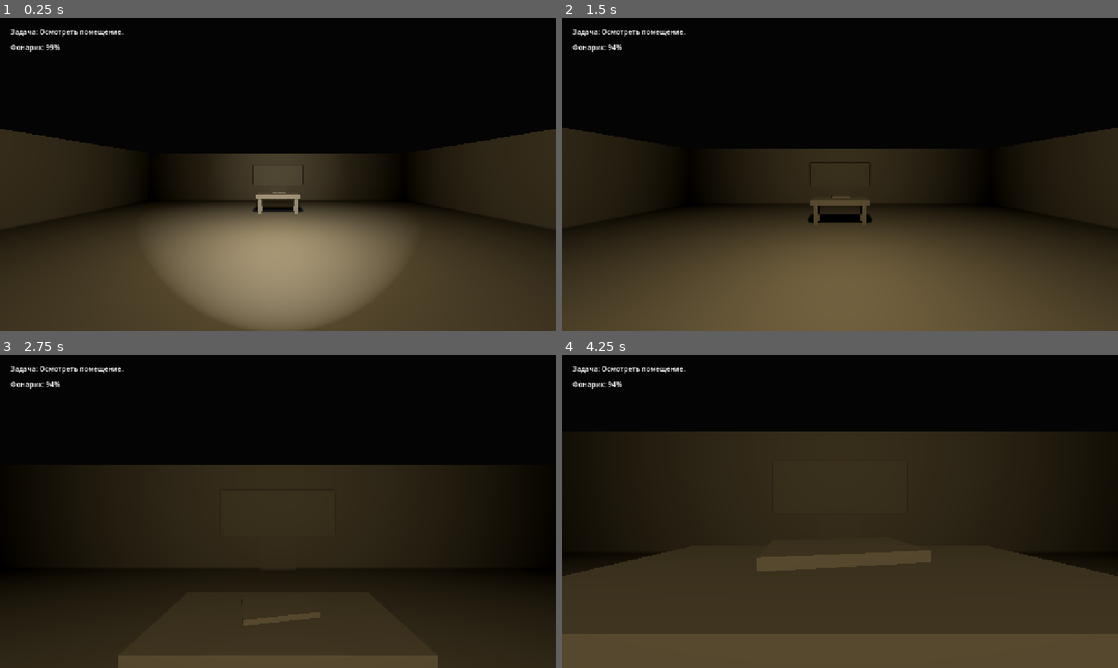
Above: before the commit, frames 1-4 (two rows, left to right).
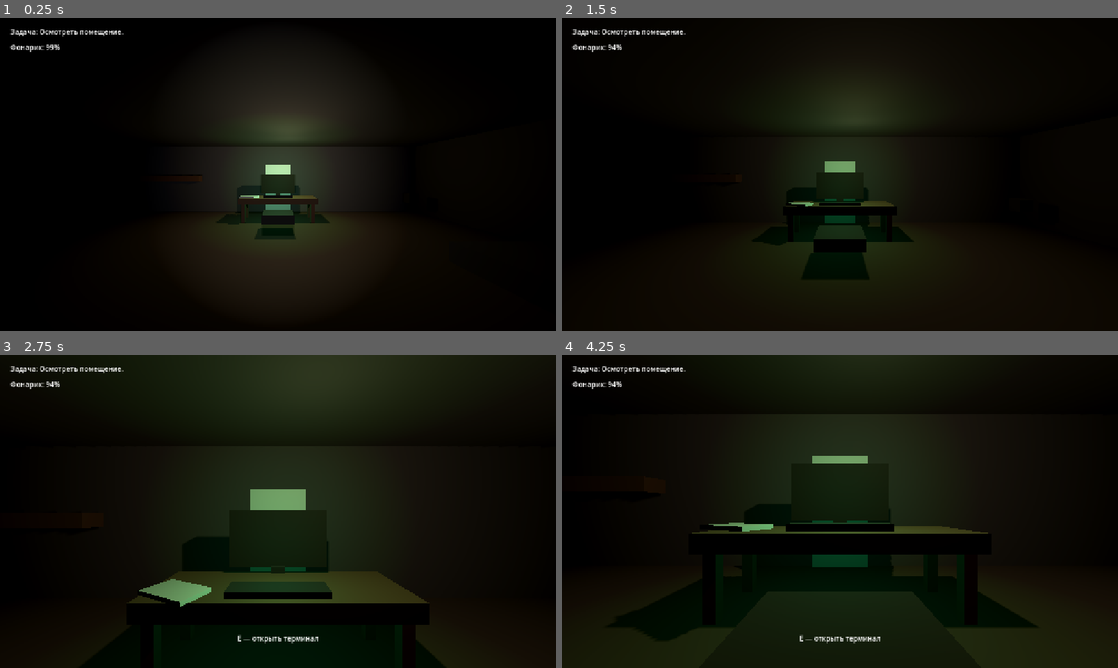
Above: after the commit, the same moments.

Repository: True-Ruslan/poop-horror-ai-routine
Game: Godot game, scene res://game/scenes/Main.tscn
The game is run twice, just before and just after one commit, with the same random seed, the same clock (stepped at 60 frames per second) and the same inputs.
Inputs (mouse positions are in pixels of both pictures, inside the frame that each line leads up to):
- Up to frame 1 (0.25 s): no input
- Up to frame 2 (1.5 s): tap Enter at 0.5 s; move the mouse to (867, 174) at 0.52 s; hold Ctrl (crouch) 0.53-1.28 s; hold W (move_forward) from 0.53 s (still down); move the mouse to (812, 174) at 1.27 s; tap F (flashlight_toggle) at 1.35 s
- Up to frame 3 (2.75 s): keep holding W (move_forward); move the mouse to (289, 505) at 2.02 s; hold E (interact) from 2.03 s (still down)
- Up to frame 4 (4.25 s): keep holding W (move_forward); move the mouse to (834, 517) at 2.77 s; release E (interact) at 2.78 s; tap Shift (sprint) at 2.85 s; tap Space at 3.5 s; move the mouse to (878, 514) at 3.52 s; hold Ctrl (crouch) from 3.53 s (still down)

The runs differ from the first frame. In frame 1, 55% of the frame differs, in the area x 0-100%, y 16-100%; in frame 2, 51%; in frame 3, 40%; in frame 4, 56%, in the area x 0-100%, y 0-100%.

Commit message:
Launch developer apartment as main scene

Diff:
--- a/game/scenes/Main.tscn
+++ b/game/scenes/Main.tscn
@@ -1,12 +1,12 @@
 [gd_scene load_steps=4 format=3]
 
-[ext_resource type="PackedScene" path="res://game/scenes/levels/TemplateLevel.tscn" id="1_level"]
+[ext_resource type="PackedScene" path="res://game/scenes/levels/DeveloperApartment.tscn" id="1_level"]
 [ext_resource type="PackedScene" path="res://game/scenes/ui/HUD.tscn" id="2_hud"]
 [ext_resource type="Script" path="res://game/scripts/core/Main.gd" id="3_main"]
 
 [node name="Main" type="Node"]
 script = ExtResource("3_main")
 
-[node name="TemplateLevel" parent="." instance=ExtResource("1_level")]
+[node name="DeveloperApartment" parent="." instance=ExtResource("1_level")]
 
 [node name="HUD" parent="." instance=ExtResource("2_hud")]
